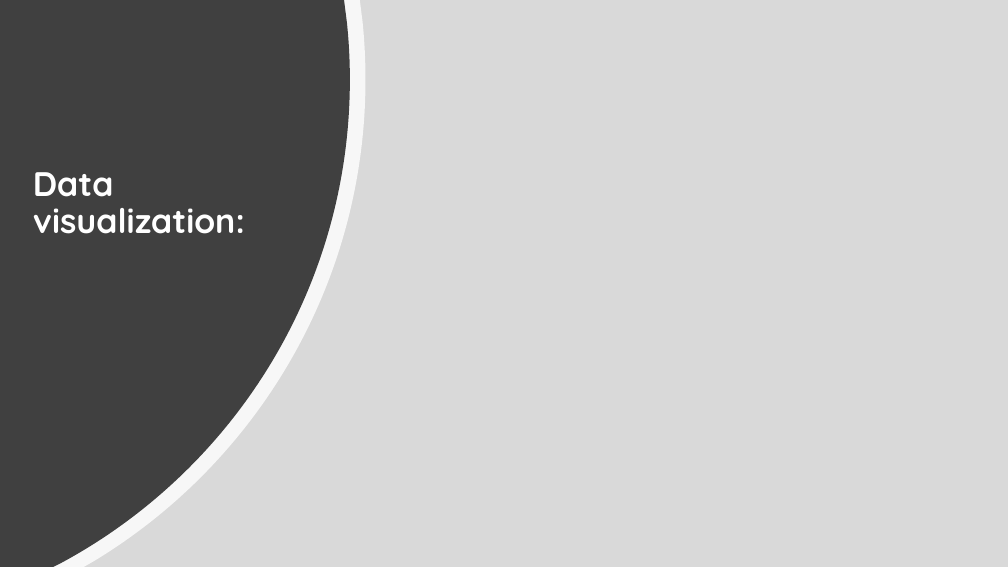
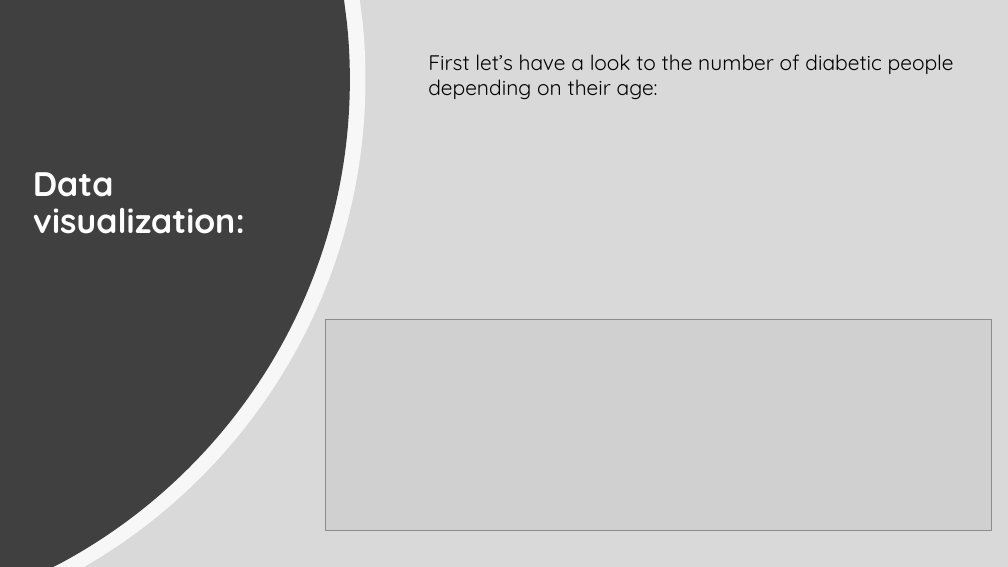
Before and after one commit to Const679/Python-Diabete, a slide deck: slide 7 of Readmission of the Diabetics patients.pptx (slide 4 before the commit). Drawn at 1008x567 pixels with LibreOffice and Linux fonts; fonts in the diff are those of the drawing; grey boxes stand for pictures. Boxes give left, top, right and bottom in pixels: in the first picture for what was removed or moved away, otherwise in the second. Text is boxed around its words. In the diff, an @@ line names an element or a change of style, - is before the commit and + after.

Commit message:
update ppt

```diff
--- a/Readmission of the Diabetics patients.pptx
+++ b/Readmission of the Diabetics patients.pptx
@@ text added at (428, 54, 954, 99), 20 pt, text #000000 @@
+First let’s have a look to the number of diabetic people depending on their age:
@@ picture added at (325, 320, 991, 531) @@
```
Also in this commit, not shown: 1 other slide changed, 5 slides added.
